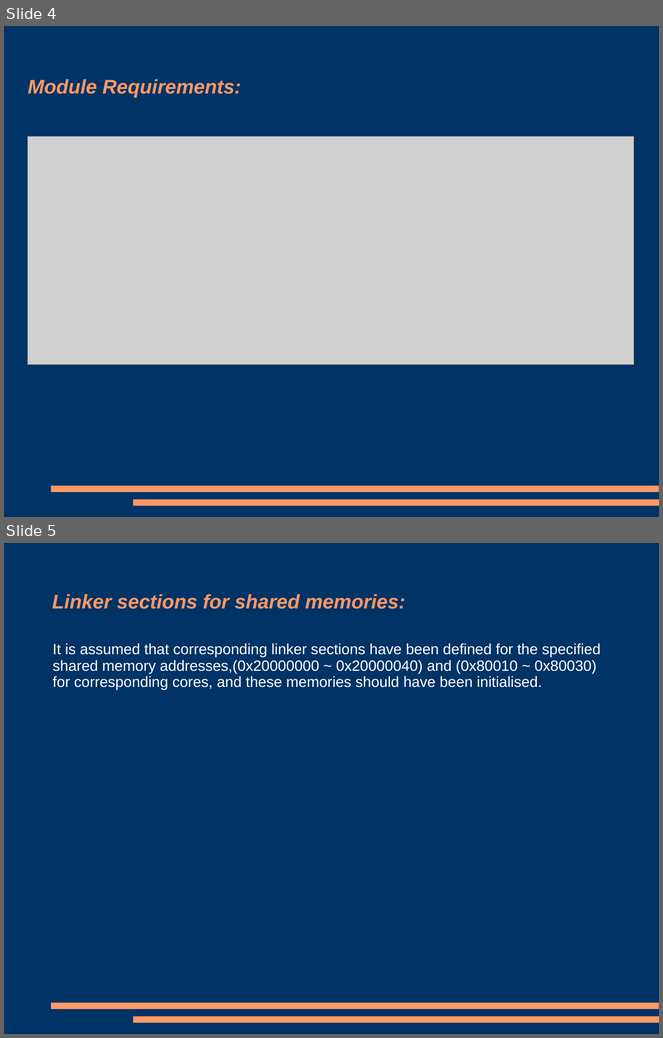
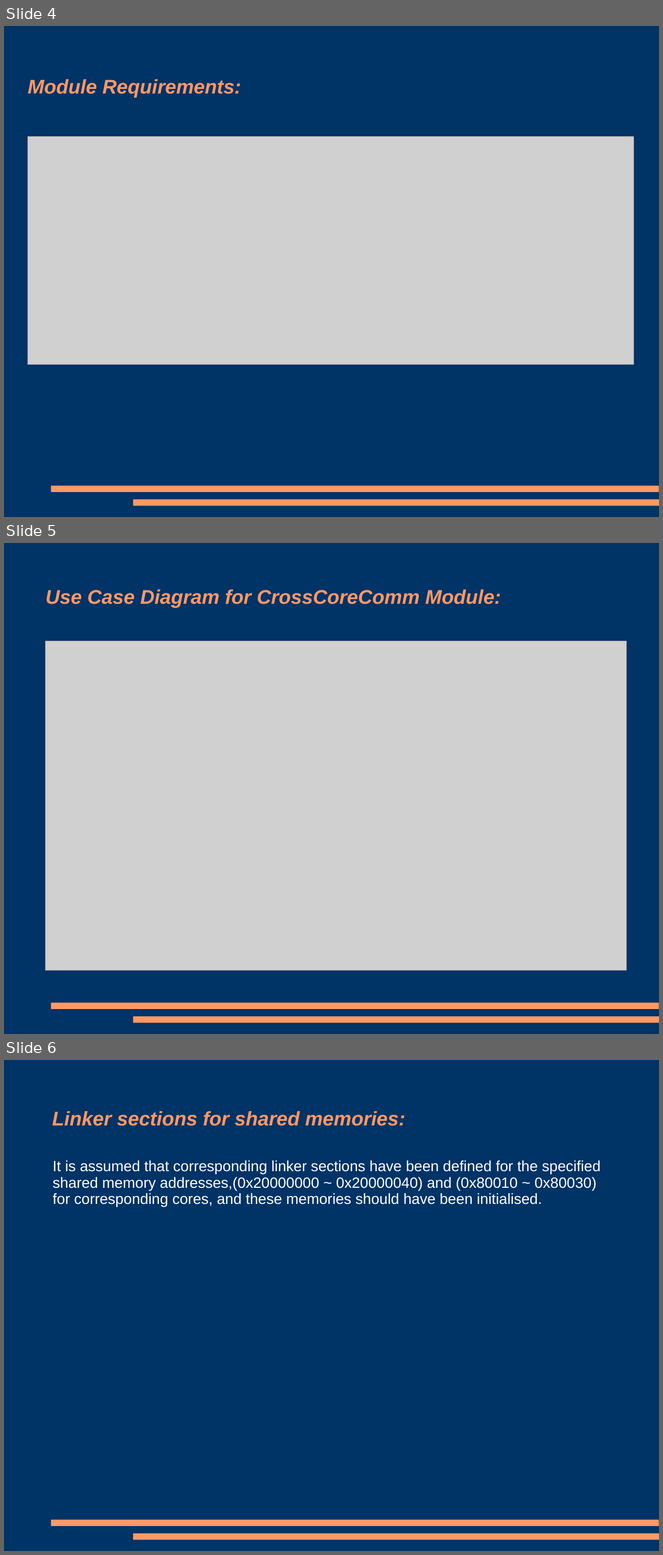
Before and after one commit to MrNayLA/TechnicalChallenge, a slide deck: Docs/Presentation.ppt. Shown one above the other, each under a label of ours: slides 4 and 5 before the commit, slides 4, 5 and 6 after it. The pictures are 663x1038 and 663x1555 pixels, drawn with LibreOffice and Linux fonts; fonts in the diff are those of the drawing; grey boxes stand for pictures. Boxes give left, top, right and bottom in pixels: in the first picture for what was removed or moved away, otherwise in the second. Text is boxed around its words. In the diff, an @@ line names an element or a change of style, - is before the commit and + after.

Commit message:
Updated presentation slides.

```diff
--- a/Docs/Presentation.ppt
+++ b/Docs/Presentation.ppt
@@ slide 5 added at box(4, 543, 659, 1034), background #003366; not listed: 2 template elements that a slide beside it also shows @@
@@ title added at box(46, 589, 501, 608), 24 pt, text #FF9966, bold, italic @@
+Use Case Diagram for CrossCoreComm Module:
@@ picture added at box(46, 641, 627, 971) @@
@@ what was slide 5 is now slide 6 @@
```
Also in this commit, not shown: 4 slides changed, 1 other slide added, 1 slide removed.
